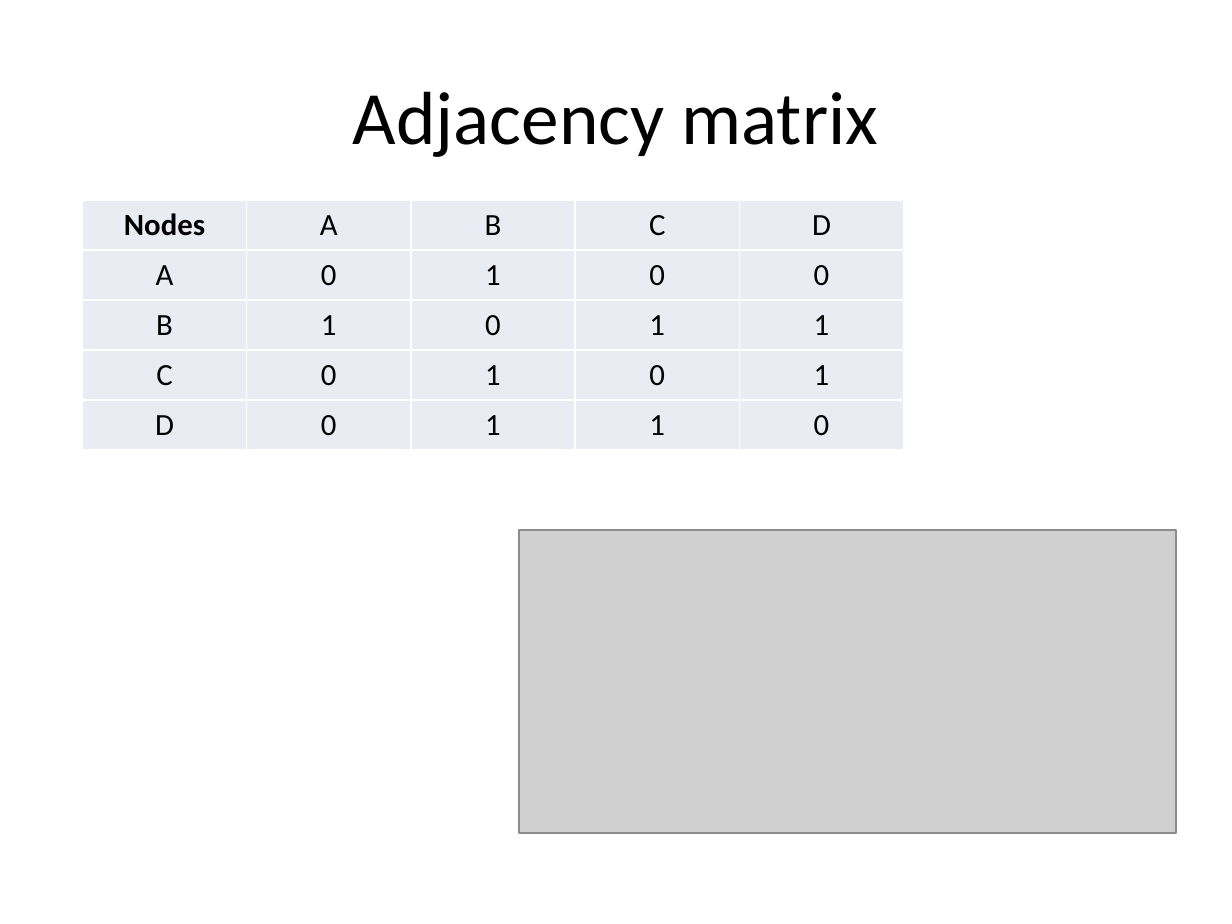
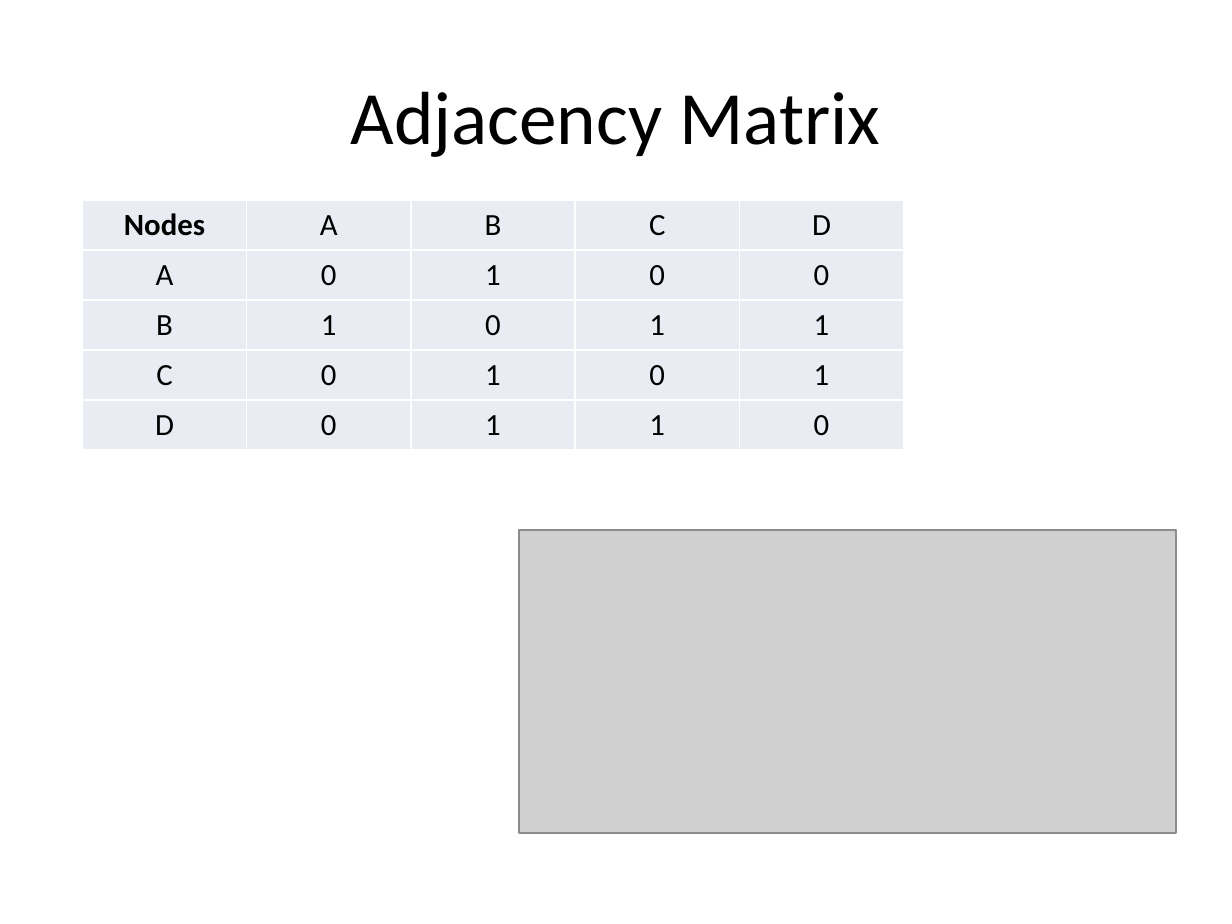
Before and after one commit to EleSwag/Elias-und-Mario, a slide deck: slide 7 of presentation/Part II and III.pptx. Drawn at 1232x924 pixels with LibreOffice and Linux fonts; fonts in the diff are those of the drawing; grey boxes stand for pictures. Boxes give left, top, right and bottom in pixels: in the first picture for what was removed or moved away, otherwise in the second. Text is boxed around its words. In the diff, an @@ line names an element or a change of style, - is before the commit and + after.

```diff
--- a/presentation/Part II and III.pptx
+++ b/presentation/Part II and III.pptx
@@ title at [351, 91, 880, 157]: text changed @@
-Adjacency matrix
+Adjacency Matrix
```
Also in this commit, not shown: 4 other slides changed.
